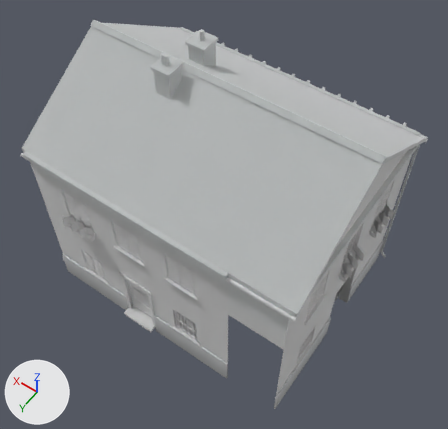
The glTF model public/assets/models/european-town/buildings/block_15.glb: old version first, new version second.
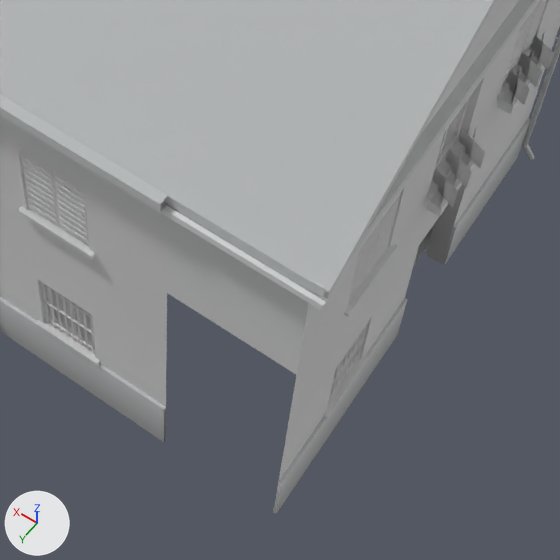
Each version is shown whole from a 50 mm lens placed at (0.69, -7.34, 21.31), pointed at (8.51, -18.29, 4.11), then close up on the part from 35% to 88% of the width and 44% to 100% of the height. The lights are fixed; the arrows at lower left show +X, +Y and +Z. The last two pictures show the newer version. Where no turn or scale is listed for an object, it has been applied to the vertices. Vertices at exactly the same position are counted once.

Names of what the first close-up shows: 'B58_shell', 'KIT_flowerbox_1.1__flowers#6967', 'KIT_flowerbox_1.1__flowers#6975', 'KIT_grille_1.01x1.35__iron#6939', 'KIT_grille_1.01x1.35__iron#6959', 'KIT_shut_closed_1.1x1.5_shutter_brick_old_1__shutter_brick_old#6955', 'KIT_shut_closed_1.1x1.5_shutter_brick_old_1__shutter_brick_old#6963', 'KIT_shut_closed_1.1x1.5_shutter_brick_old_1__shutter_brick_old#6974', 'KIT_sill_1.01__stone_trim#6938', 'KIT_sill_1.1__stone_trim#6954', 'KIT_sill_1.1__stone_trim#6962' and 9 more.
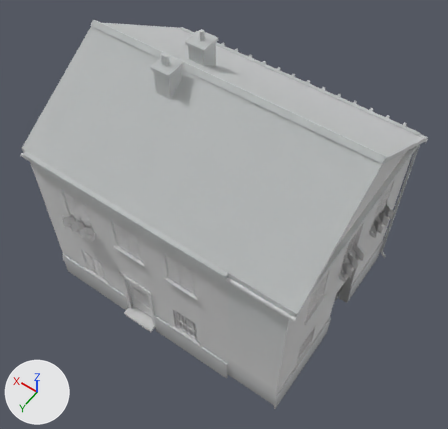
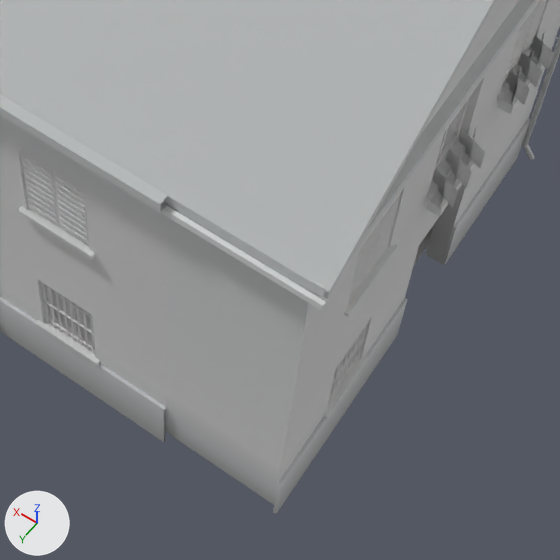
Pixel boxes (x1, y1, x2, y2) of what changed, in the close-ups (560 x 560 px):
```json
{"part": 1, "of": "me_b58_shell", "change": "built on", "before": [167, 223, 308, 375], "after": [166, 223, 308, 505]}
```

The change, as JSON lines over the scene's bpy script:
```json
{"op": "add", "block": "mat_interior_dark", "code": ["mat_interior_dark = bpy.data.materials.new('interior_dark')", "# nodes: BsdfPrincipled, Mix, OutputMaterial, VertexColor", "# colours: white #e7e7e7, mixed with the vertex colours"]}
{"block": "me_b58_shell", "where": "# used by ob_b58_shell; location = (9.0, -19.0, 0.0)"}
{"op": "remove", "block": "me_b58_shell", "code": "me_b58_shell.from_pydata(...)  # 1224 vertices, 1726 faces; spans x -5.35..5.35, y -4.51..4.16, z -0.3..9.95"}
{"op": "add", "block": "me_b58_shell", "code": "me_b58_shell.from_pydata(...)  # 1230 vertices, 1746 faces; spans x -5.35..5.35, y -4.51..4.16, z -0.3..9.95"}
{"block": "me_b58_shell", "change": "me_b58_shell part 1"}
{"block": "me_b58_shell", "change": "5 vertices are removed from x -5.0..-3.0, y 4.0, z 4.4"}
{"block": "me_b58_shell", "change": "8 faces are deleted"}
{"block": "me_b58_shell", "change": "6 vertices are added at (-3.5, 4.0, 1.4), (-4.0, 4.0, 1.4), (-4.5, 4.0, 1.4), (-3.5, 4.0, 0.6), (-4.0, 4.0, 0.6), (-4.5, 4.0, 0.6)"}
{"block": "me_b58_shell", "change": "5 new vertices lie (0.0, 0.0, -0.6) away from vertices in x -5.0..-3.0, y 4.0, z 0.6"}
{"block": "me_b58_shell", "change": "24 new faces join them, mat_brick"}
{"block": "me_b58_shell", "change": "2 new faces join them, mat_interior_dark"}
{"block": "me_b58_shell", "change": "other edits to the shape of me_b58_shell do not show in these pictures"}
{"op": "add", "block": "me_b58_shell", "code": "me_b58_shell.materials.append(mat_interior_dark)"}
```
